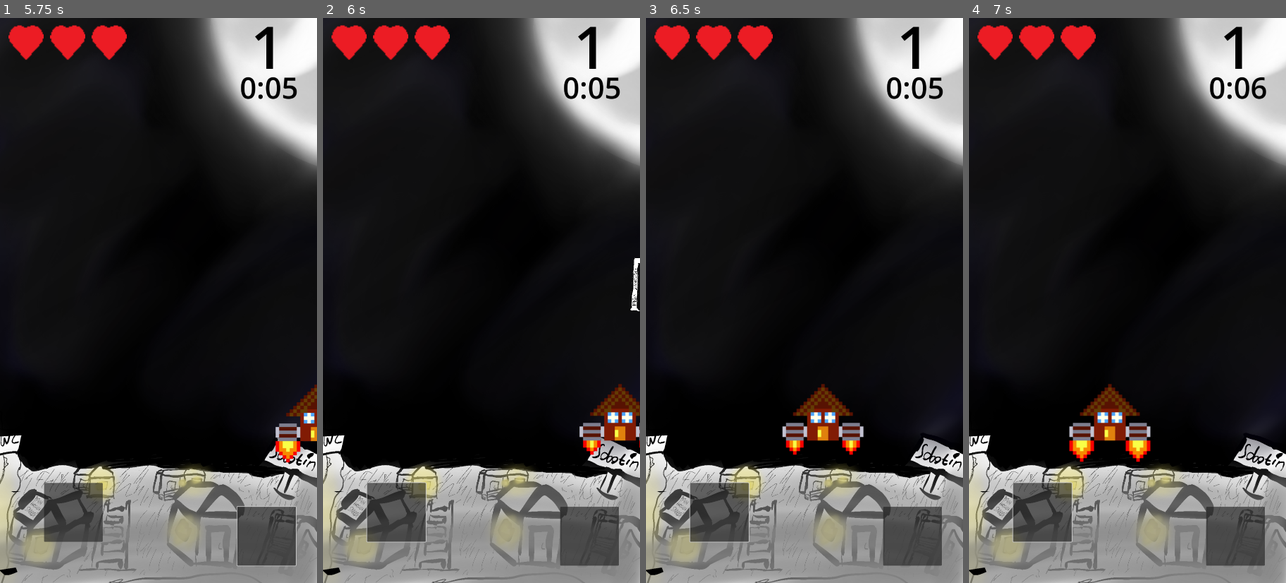
Above: before the commit, frames 1-4 (left to right).
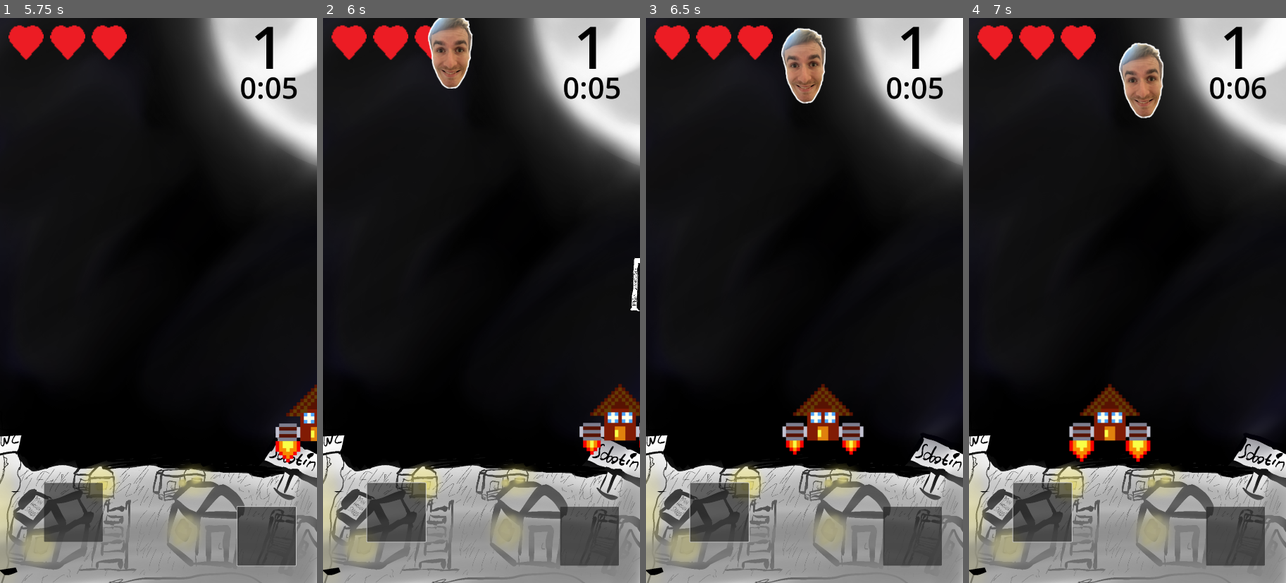
Above: after the commit, the same moments.

Repository: Honzapkcz/camp-invaders
Game: Godot game, scene res://Scenes/main_menu.tscn
Two runs of this game, one before a commit and one after it. Both use one fixed random seed, a clock stepped at 60 frames per second and the inputs below.
Inputs (mouse positions are in pixels of both pictures, inside the frame that each line leads up to):
- Up to frame 1 (5.75 s): click (158, 300) at 0.5 s; click (266, 537) at 1.25 s; click (72, 515) at 2 s; move the mouse to (228, 272) at 2.77 s; hold Right (Right) 2.78-3.5 s; tap Space (Fire) at 2.85, 4.35 s; click (228, 272) at 2.92 s; drag from (95, 328) to (142, 413) at 3.52 s; move the mouse to (190, 176) at 4.27 s; hold Right (Right) 4.28-5 s; drag from (142, 413) to (63, 215) at 5.02 s
- Up to frame 2 (6 s): move the mouse to (576, 385) at 5.77 s; hold Left (Left) from 5.78 s (still down); tap Space (Fire) at 5.85 s
- Up to frame 3 (6.5 s): keep holding Left (Left)
- Up to frame 4 (7 s): release Left (Left) at 6.5 s; drag from (1032, 215) to (1079, 159) at 6.52 s

Frame 1 is identical in both runs. In frame 2, 1.4% of the frame differs, in the area x 33-48%, y 0-13%; in frame 3, 1.5%; in frame 4, 1.5%, in the area x 47-62%, y 4-18%.

Commit message:
Enemy bullet now spawn more randomly

Diff:
--- a/src/Scripts/enemy.gd
+++ b/src/Scripts/enemy.gd
@@ -46,4 +46,4 @@
 	bul.position = Vector2(position.x, position.y)
 	bul.pVec = $/root/MainGame.get_player_pos()
 	Global.emit_signal("add_bullet", bul)
-	$Timer.start(rng.randi_range(1, 5))
+	$Timer.start(rng.randf_range(1, 5))
--- a/src/Scripts/main_game.gd
+++ b/src/Scripts/main_game.gd
@@ -50,7 +50,7 @@
 	en.position = Vector2(rng.randi_range(80, 1000), 100)
 	en.scale = Vector2(2, 2)
 	add_child(en)
-	$Timer.start(rng.randi_range(1, spawn_offset))
+	$Timer.start(rng.randf_range(1, spawn_offset))
 	spawn_offset -= 0.2
 
 func get_player_pos():
